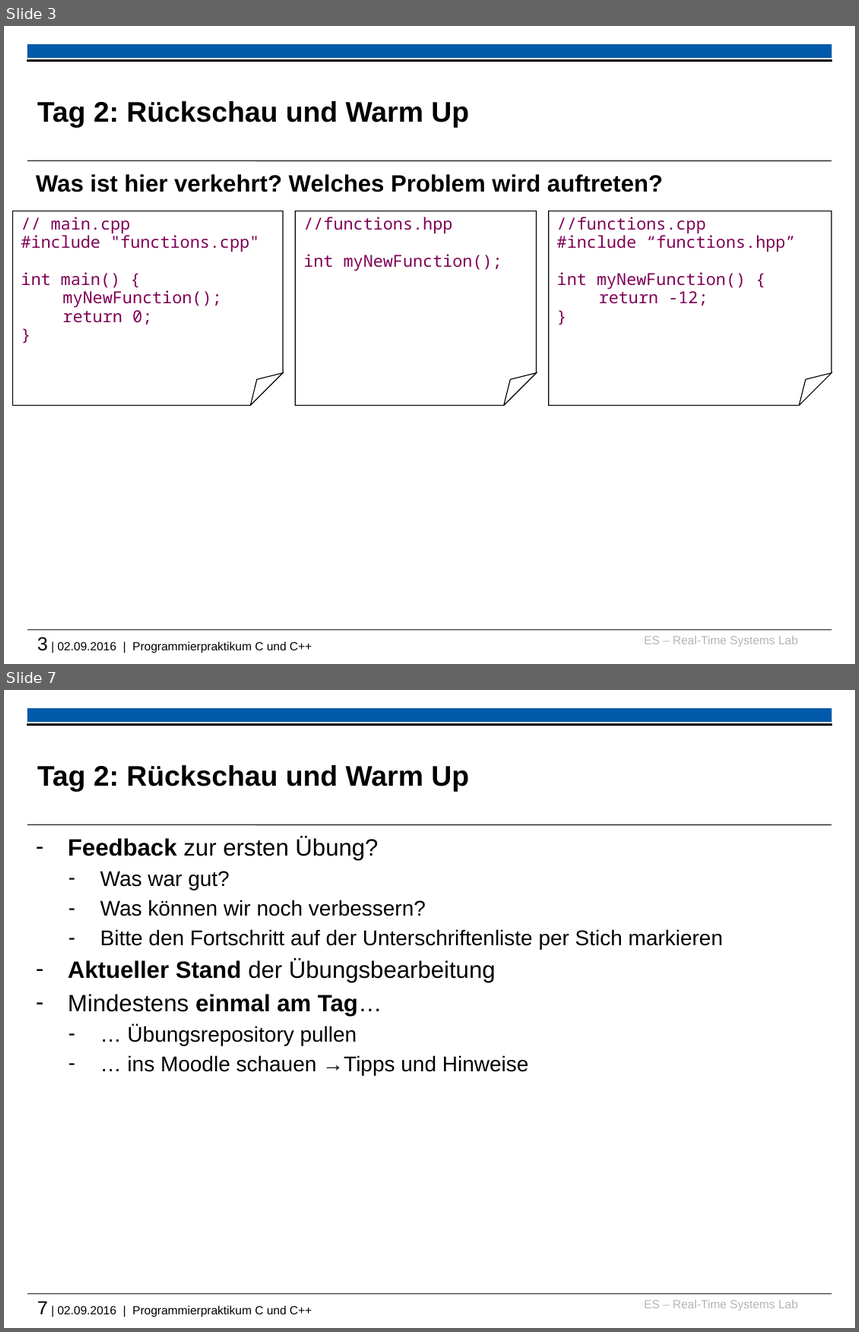
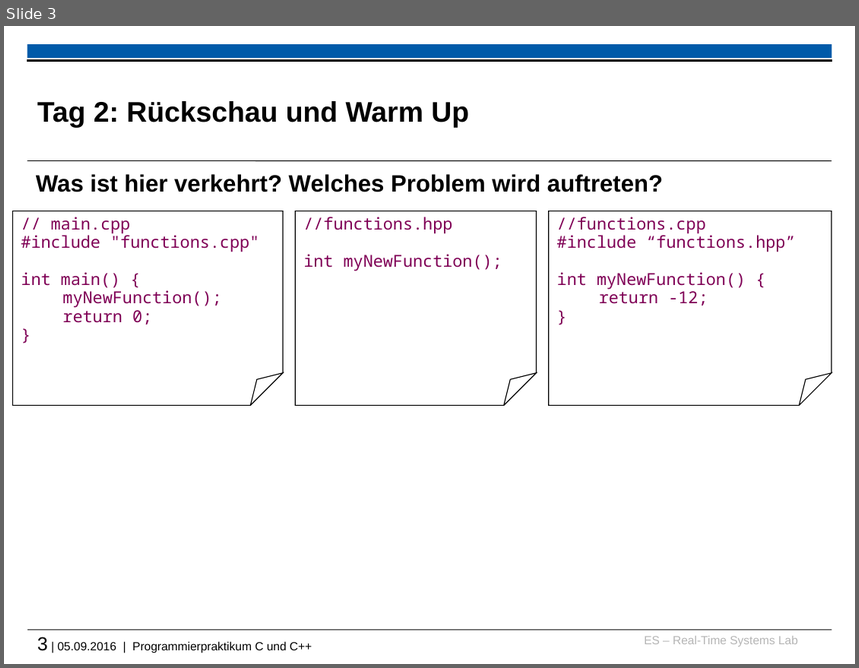
Before and after one commit to h82k/tud-cppp, a slide deck: 2016/week1__recap_and_warmup_slides.pptx. Shown one above the other, each under a label of ours: slides 3 and 7 before the commit, slide 3 after it; the slides between them are not shown. The pictures are 859x1332 and 859x668 pixels, drawn with LibreOffice and Linux fonts; fonts in the diff are those of the drawing; background and template pictures are left out. Boxes give left, top, right and bottom in pixels: in the first picture for what was removed or moved away, otherwise in the second. Text is boxed around its words. In the diff, an @@ line names an element or a change of style, - is before the commit and + after.

```diff
--- a/2016/week1__recap_and_warmup_slides.pptx
+++ b/2016/week1__recap_and_warmup_slides.pptx
@@ slide 7 removed at [4,690,855,1328], background #FFFFFF; not listed: 6 template elements that a slide beside it also shows @@
@@ title removed at [37,765,469,791] @@
-Tag 2: Rückschau und Warm Up
@@ text removed at [68,837,723,1075] @@
-– Feedback zur ersten Übung?
-  – Was war gut?
-  – Was können wir noch verbessern?
-  – Bitte den Fortschritt auf der Unterschriftenliste per Stich markieren
-– Aktueller Stand der Übungsbearbeitung
-– Mindestens einmal am Tag…
-  – … Übungsrepository pullen
-  – … ins Moodle schauen →Tipps und Hinweise
@@ text at [37,637,312,653]: text changed @@
-3 | 02.09.2016 | Programmierpraktikum C und C++
+3 | 05.09.2016 | Programmierpraktikum C und C++
```
Also in this commit, not shown: 2 slides changed, 2 slides added, 2 other slides removed, 2 other files.
